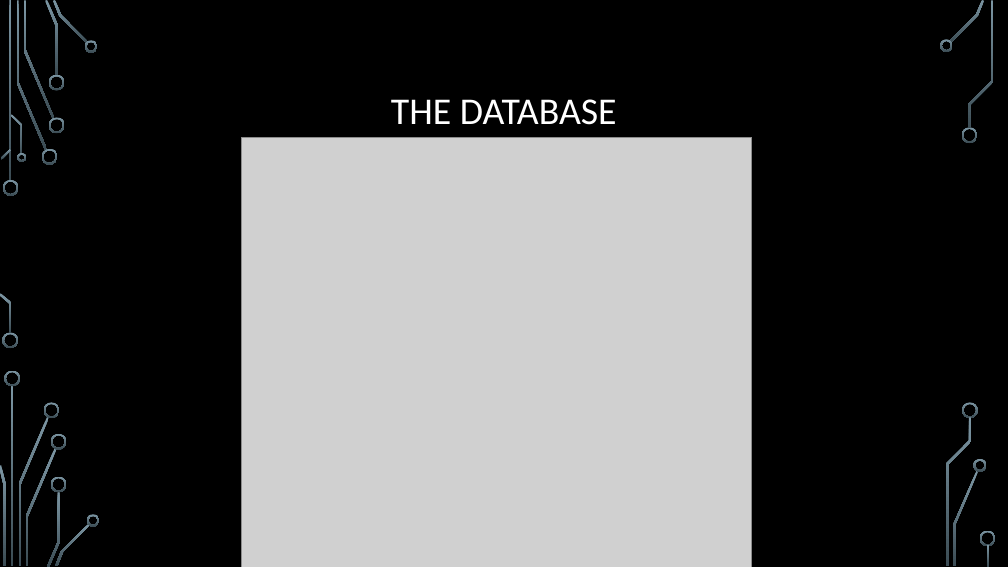
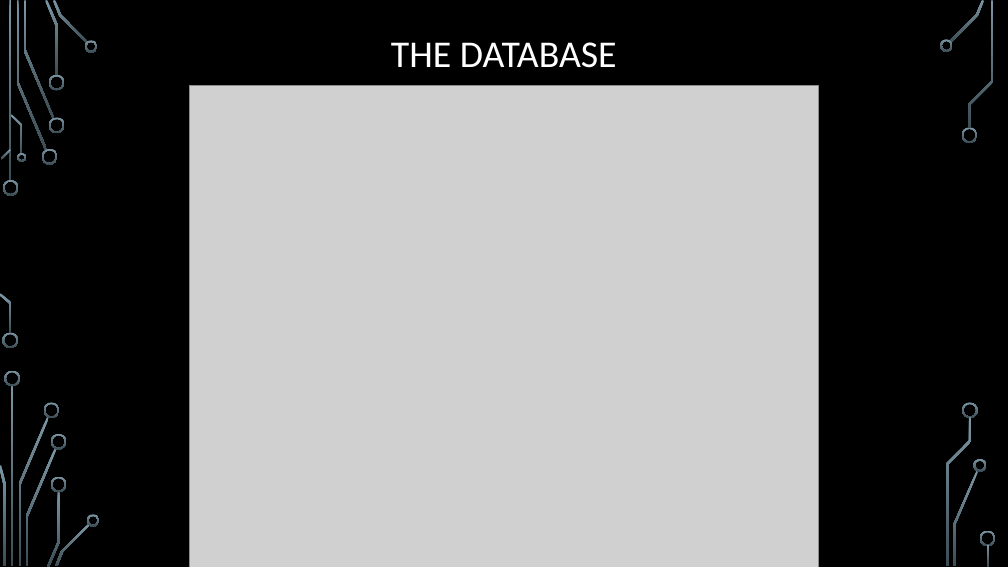
Before and after one commit to dmoradiya/Banking-Application-and-Expenses-Tracker-with-React---C-ASP-.NET-MVC, a slide deck: slide 7 of Planning/Virtual Velocity.pptx. Drawn at 1008x567 pixels with LibreOffice and Linux fonts; fonts in the diff are those of the drawing; grey boxes stand for pictures; background and template pictures are left out. Boxes give left, top, right and bottom in pixels: in the first picture for what was removed or moved away, otherwise in the second. Text is boxed around its words. In the diff, an @@ line names an element or a change of style, - is before the commit and + after.

```diff
--- a/Planning/Virtual Velocity.pptx
+++ b/Planning/Virtual Velocity.pptx
@@ title "THE DATABASE": place and size @@
-title "THE DATABASE" at box(391, 99, 617, 125)
+title "THE DATABASE" at box(391, 42, 617, 68)
@@ picture: place and size @@
-picture at box(242, 137, 752, 567)
+picture at box(190, 85, 818, 567)
```
Also in this commit, not shown: 2 other slides changed, 3 slides added, 4 slides removed, 2 other files.
